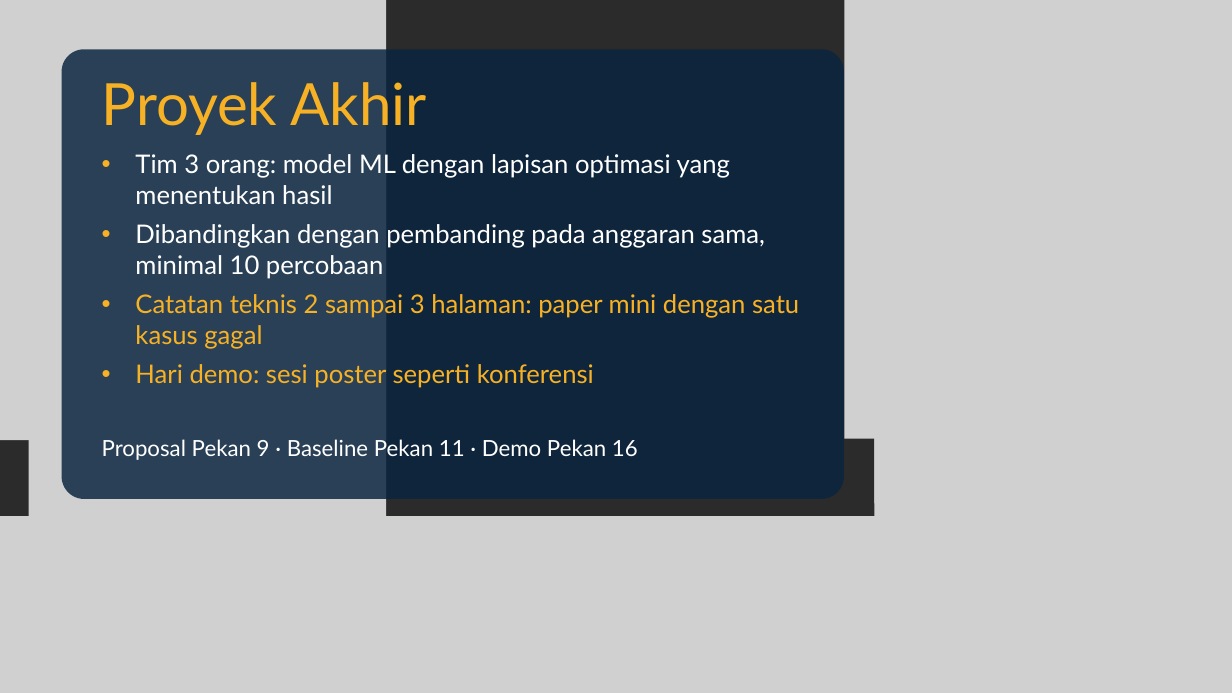
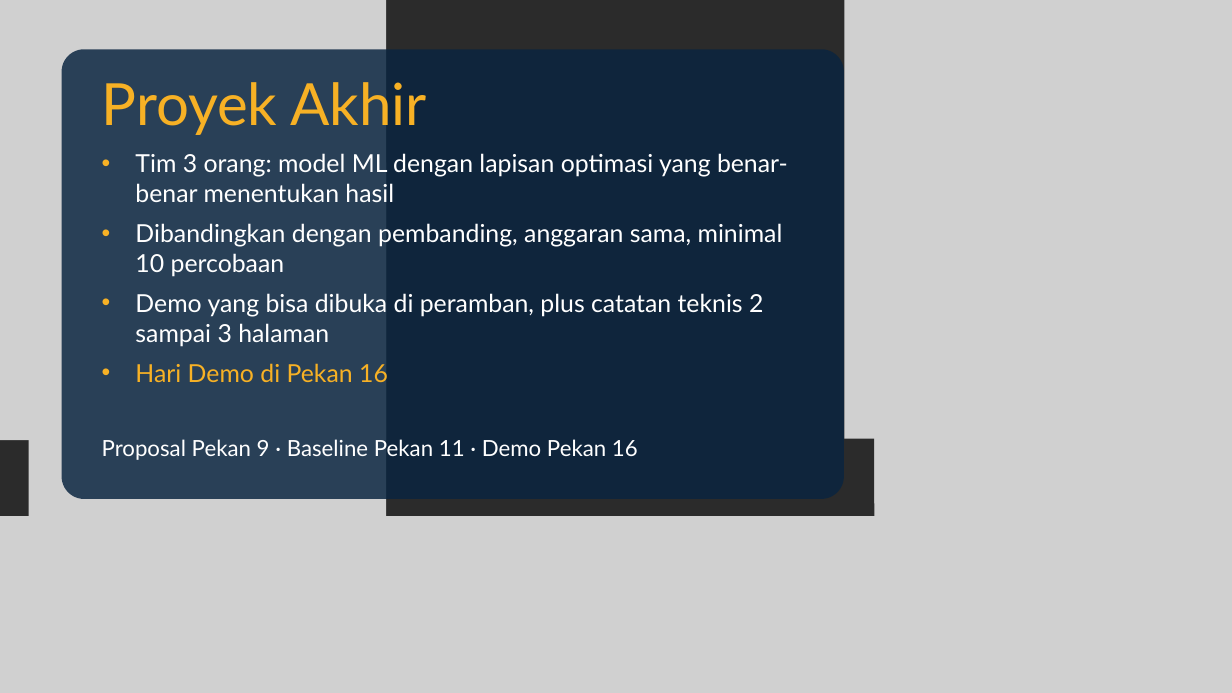
Before and after one commit to dafx7/COMPUTING-AI-ML-OPTIMIZATION, a slide deck: slide 17 of week0/slides/Pertemuan-0-Kickoff.pptx (slide 24 before the commit). Drawn at 1232x693 pixels with LibreOffice and Linux fonts; fonts in the diff are those of the drawing; grey boxes stand for pictures; background and template pictures are left out; a plain dark background stands for a picture behind light text. Boxes give left, top, right and bottom in pixels: in the first picture for what was removed or moved away, otherwise in the second. Text is boxed around its words. In the diff, an @@ line names an element or a change of style, - is before the commit and + after.

```diff
--- a/week0/slides/Pertemuan-0-Kickoff.pptx
+++ b/week0/slides/Pertemuan-0-Kickoff.pptx
@@ text at (135,153,788,382): text changed; size 30 to 29 pt @@
-• Tim 3 orang: model ML dengan lapisan optimasi yang menentukan hasil
-• Dibandingkan dengan pembanding pada anggaran sama, minimal 10 percobaan
-• Catatan teknis 2 sampai 3 halaman: paper mini dengan satu kasus gagal
-• Hari demo: sesi poster seperti konferensi
+• Tim 3 orang: model ML dengan lapisan optimasi yang benar-benar menentukan hasil
+• Dibandingkan dengan pembanding, anggaran sama, minimal 10 percobaan
+• Demo yang bisa dibuka di peramban, plus catatan teknis 2 sampai 3 halaman
+• Hari Demo di Pekan 16
```
Also in this commit, not shown: 10 other slides changed, 14 slides added, 14 slides removed, 3 other files.
